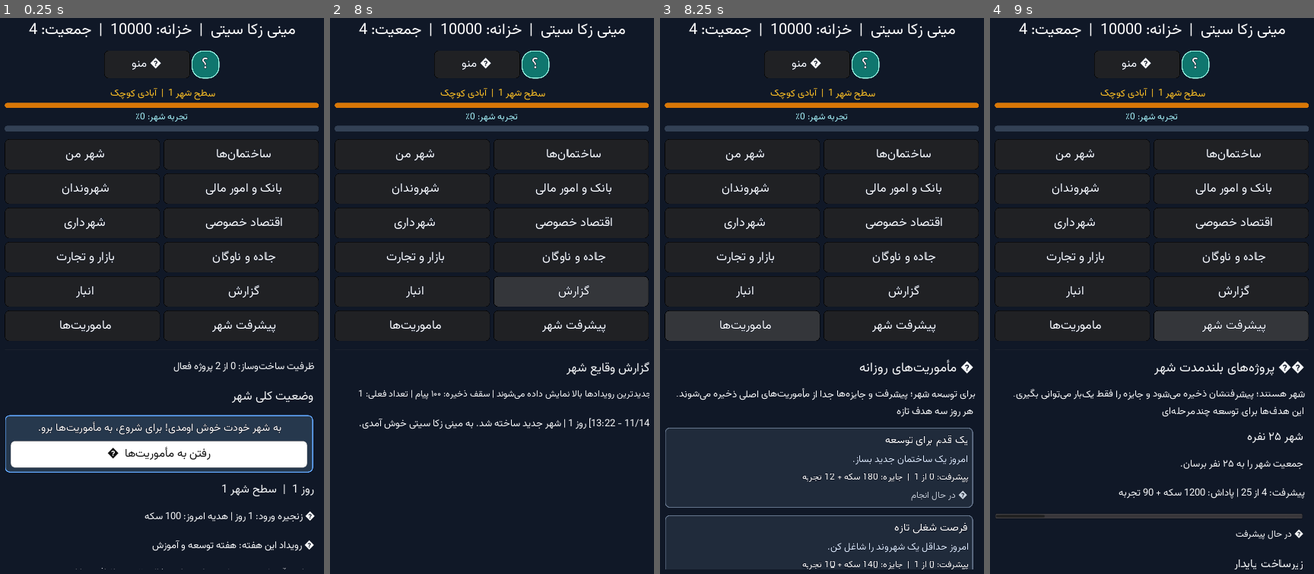
Above: before the commit, frames 1-4 (left to right).
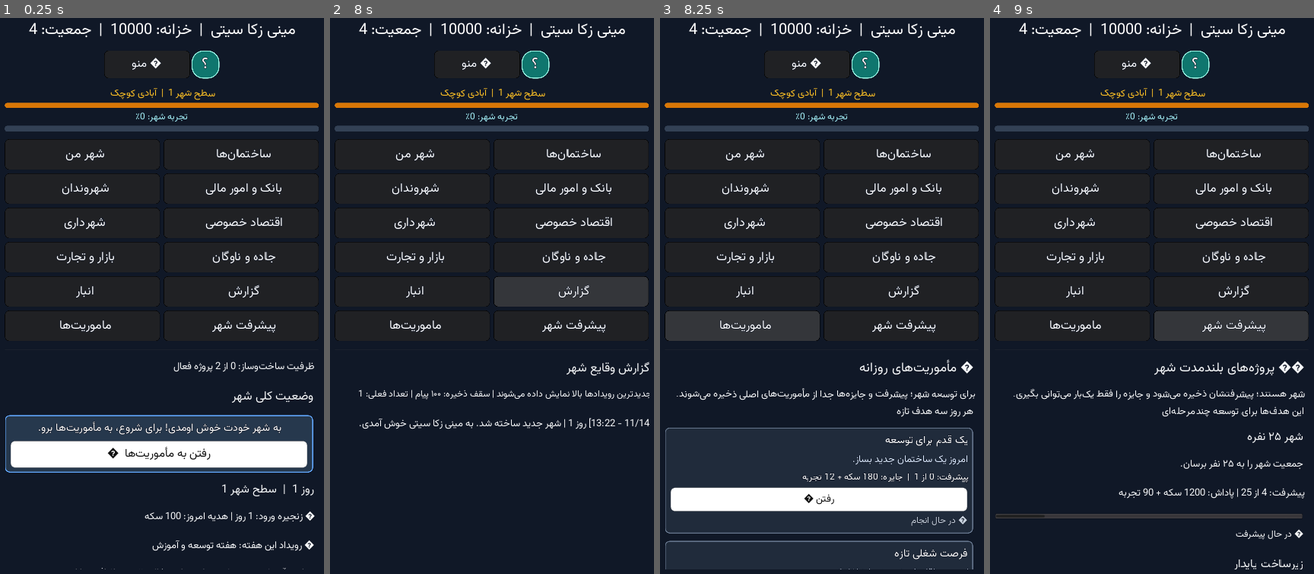
Above: after the commit, the same moments.

Repository: zekainstabot/mini-zeka-city
Game: Godot game, scene res://Main.tscn
Two runs of this game, one before a commit and one after it. Both use one fixed random seed, a clock stepped at 60 frames per second and the inputs below.
Inputs:
- Up to frame 1 (0.25 s): no input
- Up to frame 2 (8 s): click "ﻦﻣ ﺮﻬﺷ" at 0.5 s; click "ﺎﻫ‌ﻥﺎﻤﺘﺧﺎﺳ" at 1.25 s; click "ﻥﺍﺪﻧﻭﺮﻬﺷ" at 2 s; click "ﯽﻟﺎﻣ ﺭﻮﻣﺍ ﻭ ﮏﻧﺎﺑ" at 2.75 s; click "ﯼﺭﺍﺩﺮﻬﺷ" at 3.5 s; click "ﯽﺻﻮﺼﺧ ﺩﺎﺼﺘﻗﺍ" at 4.25 s; click "ﺕﺭﺎﺠﺗ ﻭ ﺭﺍﺯﺎﺑ" at 5 s; click "ﻥﺎﮔﻭﺎﻧ ﻭ ﻩﺩﺎﺟ" at 5.75 s; click "ﺭﺎﺒﻧﺍ" at 6.5 s; click "ﺵﺭﺍﺰﮔ" at 7.25 s
- Up to frame 3 (8.25 s): click "ﺎﻫ‌ﺖﯾﺭﻮﻣﺎﻣ" at 8 s
- Up to frame 4 (9 s): click "ﺮﻬﺷ ﺖﻓﺮﺸﯿﭘ" at 8.75 s

Frames 1-2 are identical in both runs. In frame 3, 5.4% of the frame differs, in the area x 1-97%, y 84-100%; in frame 4, nothing differs.

Commit message:
Redesign mission flow and unlock side missions

Diff:
--- a/scripts/GameEngine.gd
+++ b/scripts/GameEngine.gd
@@ -2215,11 +2215,16 @@
 			mission["unlocked"] = bool(mission.get("completed", false)) and not bool(mission.get("claimed", false))
 			state.missions[i] = mission
 			continue
-		mission["unlocked"] = previous_claimed
+		# Side missions are always independently available; only the main path is sequential.
+		if str(definition.get("type", "main")) == "side":
+			mission["unlocked"] = true
+		else:
+			mission["unlocked"] = previous_claimed
 		var progress = min(int(definition.goal), _get_mission_progress(mission_id))
 		mission["progress"] = progress
 		mission["completed"] = progress >= int(definition.goal)
-		previous_claimed = bool(mission.get("claimed", false))
+		if str(definition.get("type", "main")) == "main":
+			previous_claimed = bool(mission.get("claimed", false))
 		state.missions[i] = mission
 
 func get_missions():
--- a/scripts/Main.gd
+++ b/scripts/Main.gd
@@ -661,13 +661,15 @@
 func _update_mission_reward_badge():
 	if mission_reward_badge == null or not is_instance_valid(mission_reward_badge) or game == null:
 		return
-	var ready_to_claim = false
+	var ready_count = 0
 	for mission in game.get_missions():
 		if bool(mission.get("completed", false)) and not bool(mission.get("claimed", false)) and bool(mission.get("unlocked", false)):
-			ready_to_claim = true
-			break
-	mission_reward_badge.text = PersianText.reshaper("🎁  جایزه آماده دریافت  🎁" if ready_to_claim else "")
-	mission_reward_badge.visible = ready_to_claim
+			ready_count += 1
+	for daily_mission in game.get_daily_missions():
+		if int(daily_mission.get("progress", 0)) >= int(daily_mission.get("goal", 1)) and not bool(daily_mission.get("claimed", false)):
+			ready_count += 1
+	mission_reward_badge.text = PersianText.reshaper("🎁 %d جایزه آماده" % ready_count if ready_count > 0 else "")
+	mission_reward_badge.visible = ready_count > 0
 
 func _create_menu_action(title, callback):
 	var button = Button.new()
@@ -1905,6 +1907,14 @@
 				elif daily_done:
 					_add_daily_claim_button(daily_body, str(daily_mission.id))
 				else:
+					var daily_go_button = Button.new()
+					daily_go_button.text = PersianText.reshaper("رفتن ←")
+					daily_go_button.rect_min_size = Vector2(0, 46 if get_viewport_rect().size.x < 900 else 40)
+					daily_go_button.size_flags_horizontal = Control.SIZE_EXPAND_FILL
+					_apply_font(daily_go_button, 17)
+					_style_button(daily_go_button, false)
+					daily_go_button.connect("pressed", self, "go_to_mission_target", [str(daily_mission.id)])
+					daily_body.add_child(daily_go_button)
 					var daily_waiting = Label.new()
 					daily_waiting.text = PersianText.reshaper("● در حال انجام")
 					daily_waiting.align = Label.ALIGN_RIGHT
@@ -1938,8 +1948,7 @@
 					else:
 						main_claimed += 1
 			_add_label("🎯 مأموریت‌های شهر", 23)
-			_add_label("اصلی: آموزش مرحله‌به‌مرحله | فرعی: کسب پول و تجربه بیشتر", 16)
-			_add_label("آموزش اصلی: %d از %d | مأموریت فرعی: %d از %d" % [main_claimed,main_total,side_claimed,side_total],18)
+			_add_label("اصلی: %d از %d تکمیل‌شده   |   فرعی: %d از %d تکمیل‌شده" % [main_claimed,main_total,side_claimed,side_total],17)
 			var summary_panel = PanelContainer.new()
 			var summary_style = StyleBoxFlat.new()
 			summary_style.bg_color = Color("#172b3f")
@@ -1980,7 +1989,7 @@
 				if is_legacy_mission:
 					if mission_is_claimed or not bool(mission.get("completed", false)):
 						continue
-				elif mission_is_claimed or not mission_is_unlocked:
+				elif not mission_is_unlocked:
 					continue
 				visible_missions += 1
 				var mission_type = "legacy" if is_legacy_mission else str(definition.get("type","main"))
@@ -1990,11 +1999,9 @@
 						_add_label("🎁 پاداش‌های باقی‌مانده از نسخه قبلی", 21)
 						_add_label("اگر در نسخه قبلی مأموریتی را کامل کرده بودی اما جایزه‌اش را نگرفته بودی، اینجا هنوز قابل دریافت است.",15)
 					elif mission_type == "main":
-						_add_label("📘 مأموریت‌های اصلی | آموزش بازی", 21)
-						_add_label("این مسیر را به‌ترتیب پیش ببر؛ هر مرحله بخش تازه‌ای از مدیریت شهر را آموزش می‌دهد.",15)
+						_add_label("📘 مأموریت‌های اصلی", 21)
 					else:
-						_add_label("⭐ ادامه مسیر مأموریت‌ها | پول و تجربه", 21)
-						_add_label("این مأموریت‌ها به‌ترتیب باز می‌شوند؛ با دریافت جایزه هر مرحله، هدف بعدی فعال می‌شود.",15)
+						_add_label("⭐ مأموریت‌های فرعی", 21)
 				var is_claimed = bool(mission.get("claimed", false))
 				var is_completed = bool(mission.get("completed", false))
 				var card = PanelContainer.new()
@@ -2098,10 +2105,10 @@
 					hint_label.add_color_override("font_color", Color("#cbd5e1"))
 					card_body.add_child(hint_label)
 				var go_button = Button.new()
-				go_button.text = PersianText.reshaper("رفتن به بخش مربوط به این مأموریت  ←")
-				go_button.rect_min_size = Vector2(0, 58 if get_viewport_rect().size.x < 900 else 50)
+				go_button.text = PersianText.reshaper("رفتن به بخش مربوط  ←")
+				go_button.rect_min_size = Vector2(0, 50 if get_viewport_rect().size.x < 900 else 42)
 				go_button.size_flags_horizontal = Control.SIZE_EXPAND_FILL
-				_apply_font(go_button, 19 if get_viewport_rect().size.x < 900 else 17)
+				_apply_font(go_button, 17 if get_viewport_rect().size.x < 900 else 16)
 				_style_button(go_button, false)
 				go_button.connect("pressed", self, "go_to_mission_target", [str(mission.get("id", ""))])
 				card_body.add_child(go_button)
@@ -2616,6 +2623,17 @@
 	var target_page = "home"
 	selected_building_category = ""
 	match str(mission_id):
+		"daily_build", "daily_land":
+			target_page = "buildings"
+		"daily_hire", "daily_population", "daily_satisfaction":
+			target_page = "citizens"
+		"daily_export":
+			target_page = "transport"
+		"daily_profit":
+			target_page = "buildings"
+			selected_building_category = "کسب‌وکارها"
+		"daily_day":
+			target_page = "home"
 		"buy_land_tutorial", "build_house_tutorial":
 			target_page = "buildings"
 			selected_building_category = "خانه‌ها" if str(mission_id) == "build_house_tutorial" else ""
--- a/tests/logic_smoke_test.gd
+++ b/tests/logic_smoke_test.gd
@@ -287,3 +287,21 @@
 
 	print("Mini ZekaCity logic smoke tests passed.")
 	quit()
+
+
+# Side missions must be available together, while the main tutorial remains sequential.
+var mission_state = main.game.get_missions()
+var side_unlocked_count = 0
+var main_unlocked_count = 0
+for mission in mission_state:
+	var mission_type = "main"
+	for definition in main.game.MISSION_DEFINITIONS:
+		if str(definition.id) == str(mission.id):
+			mission_type = str(definition.get("type", "main"))
+			break
+	if mission_type == "side" and bool(mission.get("unlocked", false)):
+		side_unlocked_count += 1
+	if mission_type == "main" and bool(mission.get("unlocked", false)):
+		main_unlocked_count += 1
+assert(side_unlocked_count > 5)
+assert(main_unlocked_count == 1)
